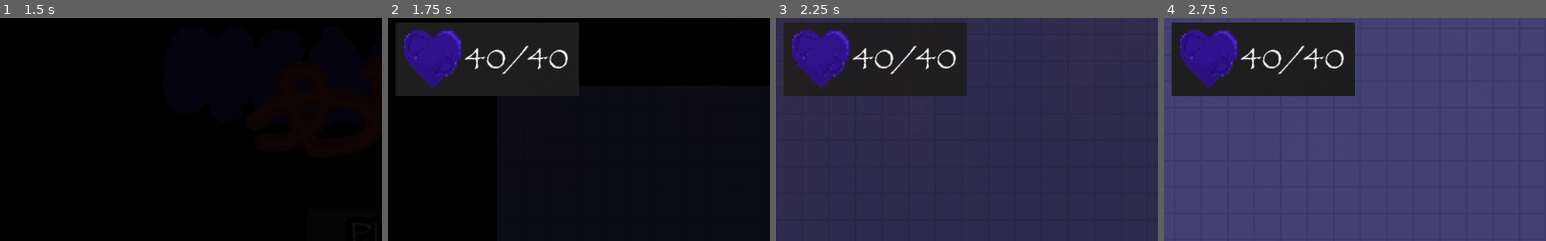
Above: before the commit, frames 1-4 (left to right).
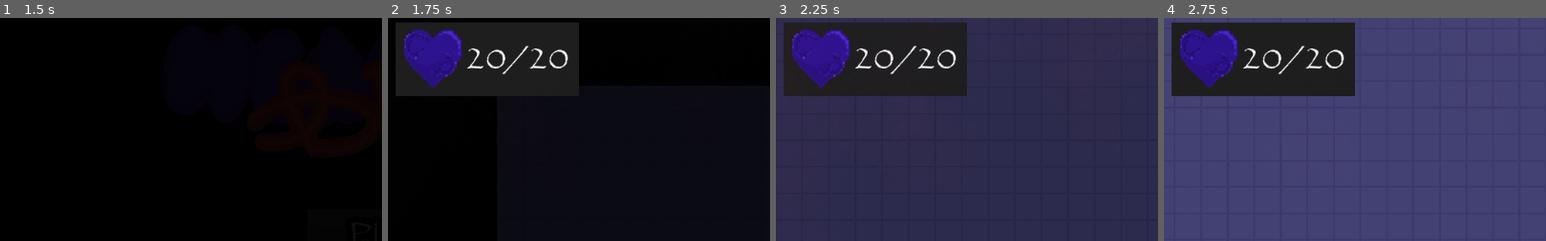
Above: after the commit, the same moments.

Repository: ColdCalzone/GWJ-30
Game: Godot game, scene res://scenes/Titlescreen.tscn
Two runs of this game, one before a commit and one after it. Both use one fixed random seed, a clock stepped at 60 frames per second and the inputs below.
Inputs (mouse positions are % of the whole screen's width and height, from its top left):
- Up to frame 1 (1.5 s): click "Play" at 0.5 s; click "Play" at 1.25 s
- Up to frame 2 (1.75 s): no input
- Up to frame 3 (2.25 s): tap Enter (ui_accept) at 2 s; move the mouse to (72, 45) at 2.02 s; hold D (move_right) from 2.03 s (still down); hold R (adrenaline) from 2.03 s (still down)
- Up to frame 4 (2.75 s): keep holding D (move_right); keep holding R (adrenaline); tap Enter (ui_accept) at 2.27 s
The pictures show only the part of the screen within x 0-50%, y 0-50%; the shares and areas given below are measured in that part.

Frame 1 is identical in both runs. In frame 2, 0.4% of the frame differs, in the area x 20-42%, y 13-24%; in frame 3, 0.4%; in frame 4, 0.4%.

Commit message:
Fixed gameover and decreased max health to 20

Diff:
--- a/objects/Player.gd
+++ b/objects/Player.gd
@@ -120,10 +120,11 @@
 
 
 func damaged() -> void:
-	tween.stop_all()
-	tween.interpolate_property(self, "rotation_degrees", [-27, 27][randi() % 2], 0, 1.0, Tween.TRANS_LINEAR, Tween.EASE_IN)
-	tween.interpolate_property(self, "modulate", Color.red, Color.white, 1.0, Tween.TRANS_LINEAR, Tween.EASE_IN)
-	tween.start()
+	if !dead:
+		tween.stop_all()
+		tween.interpolate_property(self, "rotation_degrees", [-27, 27][randi() % 2], 0, 1.0, Tween.TRANS_LINEAR, Tween.EASE_IN)
+		tween.interpolate_property(self, "modulate", Color.red, Color.white, 1.0, Tween.TRANS_LINEAR, Tween.EASE_IN)
+		tween.start()
 
 
 
--- a/objects/Player.tscn
+++ b/objects/Player.tscn
@@ -27,7 +27,7 @@
 "player",
 ]]
 script = ExtResource( 2 )
-max_health = 40
+max_health = 20
 
 [node name="Animations" type="AnimationPlayer" parent="."]
 
